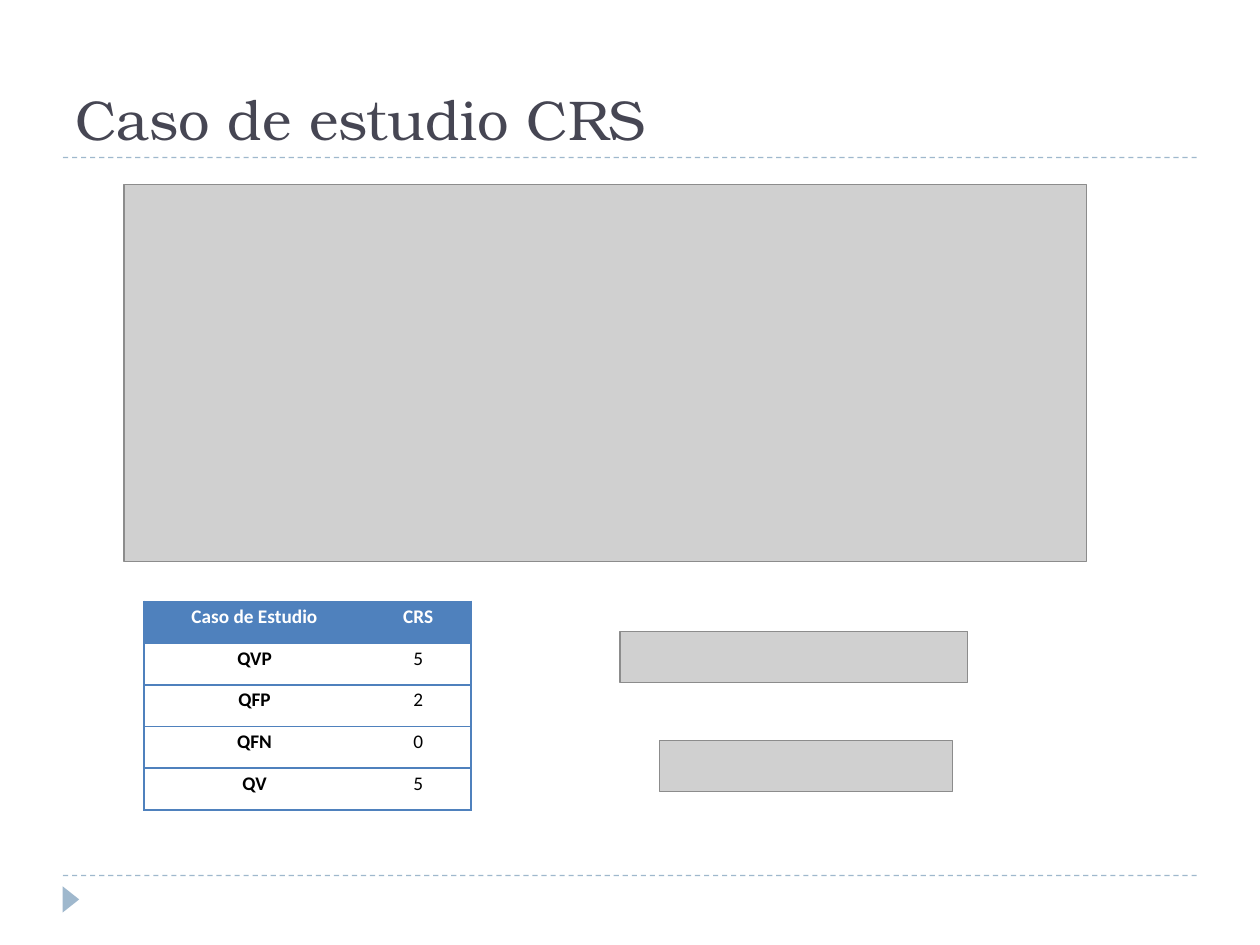
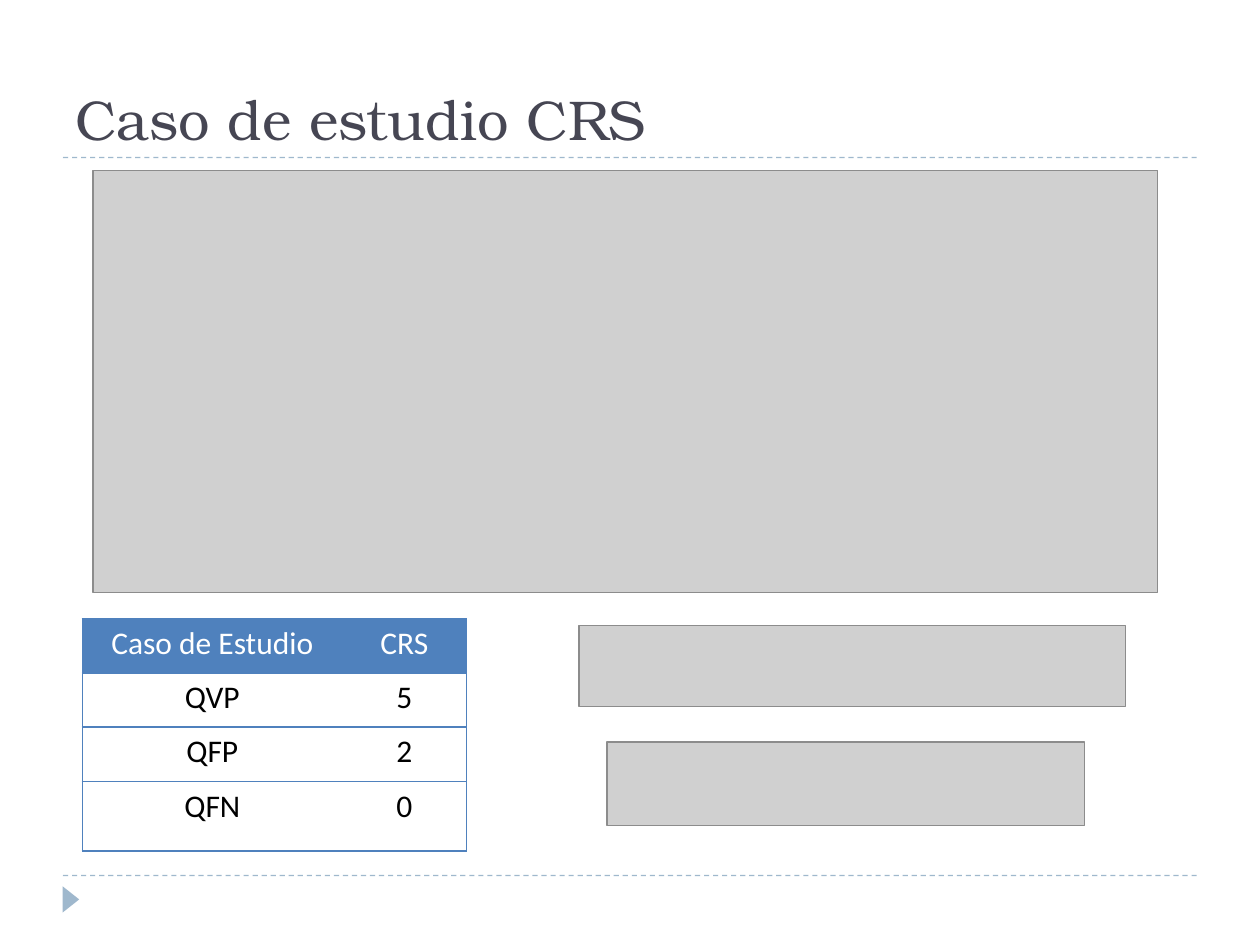
Before and after one commit to alejandrorago/qatesis2, a slide deck: slide 26 of Capitulos Finales/Filminas.pptx (slide 24 before the commit). Drawn at 1260x945 pixels with LibreOffice and Linux fonts; fonts in the diff are those of the drawing; grey boxes stand for pictures. Boxes give left, top, right and bottom in pixels: in the first picture for what was removed or moved away, otherwise in the second. Text is boxed around its words. In the diff, an @@ line names an element or a change of style, - is before the commit and + after.

```diff
--- a/Capitulos Finales/Filminas.pptx
+++ b/Capitulos Finales/Filminas.pptx
@@ picture: place and size @@
-picture at bbox=[123, 185, 1086, 562]
+picture at bbox=[93, 170, 1158, 592]
@@ table at bbox=[82, 619, 466, 850] @@
-row 5: QV | 5
@@ table: place and size @@
-table at bbox=[144, 601, 471, 809]
+table at bbox=[82, 619, 466, 850]
@@ picture: place and size @@
-picture at bbox=[620, 631, 968, 683]
+picture at bbox=[578, 626, 1125, 707]
@@ picture: place and size @@
-picture at bbox=[660, 741, 953, 793]
+picture at bbox=[607, 742, 1085, 825]
```
Also in this commit, not shown: 20 other slides changed, 5 slides added, 4 slides removed.
